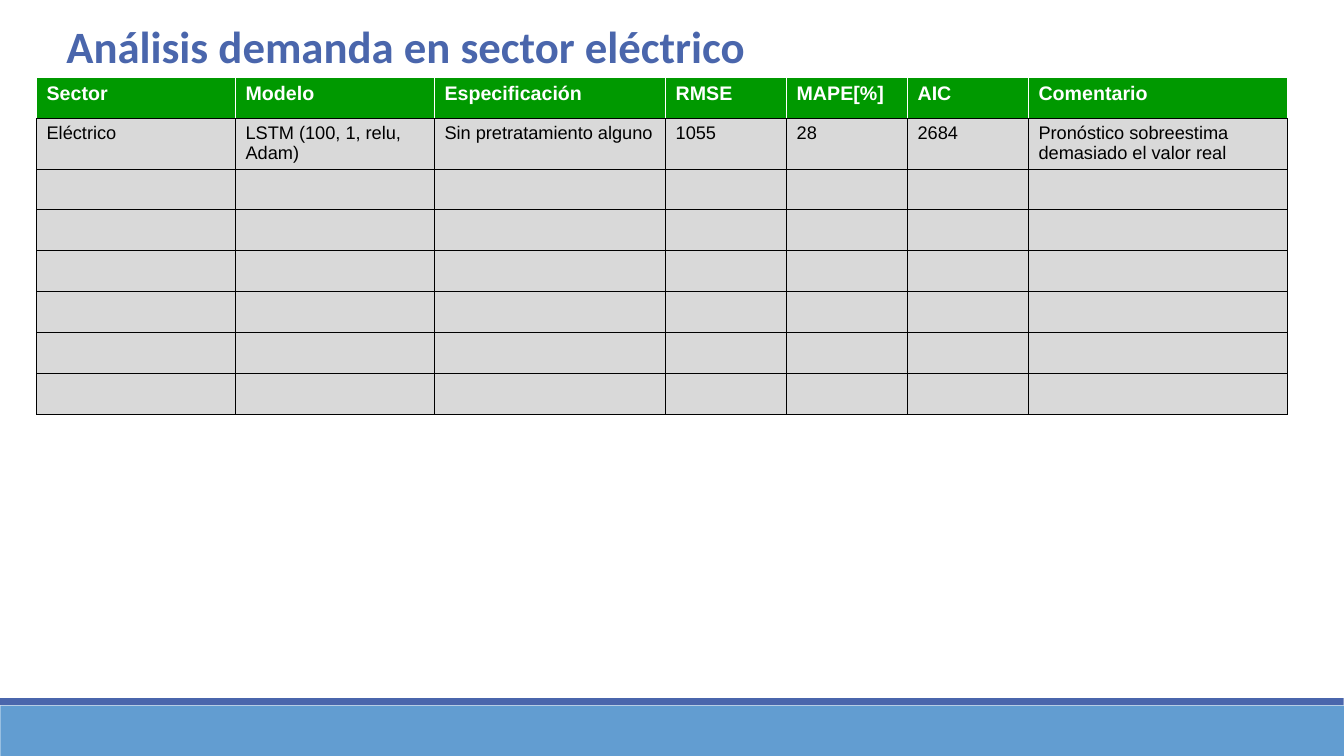
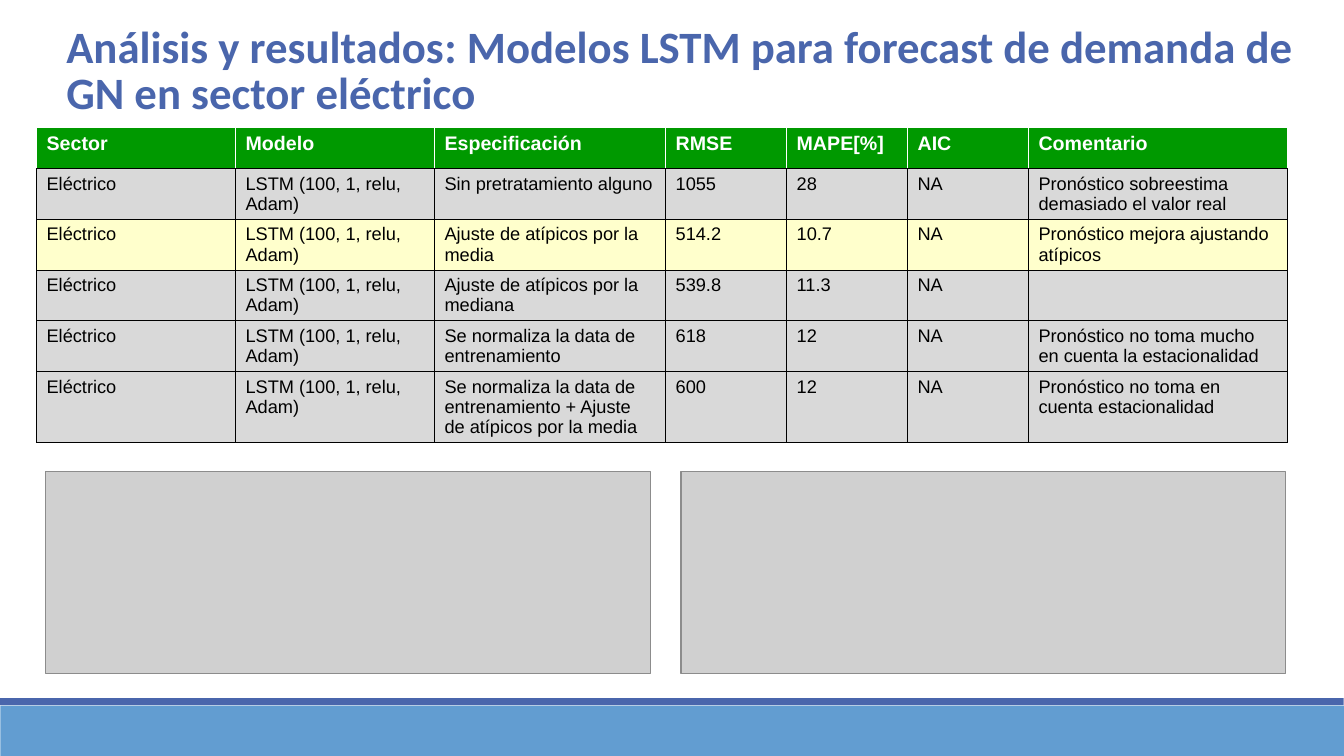
Before and after one commit to Sergio-Ibarra-1795/Diplomado_UNAM_DC_Full_gitHub, a slide deck: slide 12 of Diplomado_DS_Proyecto_Final/Proyecto_final_Diplomado_DS_UNAM_v2.pptx (slide 11 before the commit). Drawn at 1344x756 pixels with LibreOffice and Linux fonts; fonts in the diff are those of the drawing; grey boxes stand for pictures. Boxes give left, top, right and bottom in pixels: in the first picture for what was removed or moved away, otherwise in the second. Text is boxed around its words. In the diff, an @@ line names an element or a change of style, - is before the commit and + after.

```diff
--- a/Diplomado_DS_Proyecto_Final/Proyecto_final_Diplomado_DS_UNAM_v2.pptx
+++ b/Diplomado_DS_Proyecto_Final/Proyecto_final_Diplomado_DS_UNAM_v2.pptx
@@ text at [66, 31, 1293, 110]: text changed @@
-  Análisis demanda en sector eléctrico
+  Análisis y resultados: Modelos LSTM para forecast de demanda de GN en sector eléctrico
@@ table at [36, 128, 1287, 460] @@
-row 2: Eléctrico | LSTM (100, 1, relu, Adam) | Sin pretratamiento alguno | 1055 | 28 | 2684 | Pronóstico sobreestima demasiado el valor real
-row 3:  |  |  |  |  |  | 
-row 4:  |  |  |  |  |  | 
-row 5:  |  |  |  |  |  | 
-row 6:  |  |  |  |  |  | 
-row 7:  |  |  |  |  |  | 
-row 8:  |  |  |  |  |  | 
+row 2: Eléctrico | LSTM (100, 1, relu, Adam) | Sin pretratamiento alguno | 1055 | 28 | NA | Pronóstico sobreestima demasiado el valor real
+row 3: Eléctrico | LSTM (100, 1, relu, Adam) | Ajuste de atípicos por la media | 514.2 | 10.7 | NA | Pronóstico mejora ajustando atípicos
+row 4: Eléctrico | LSTM (100, 1, relu, Adam) | Ajuste de atípicos por la mediana | 539.8 | 11.3 | NA | 
+row 5: Eléctrico | LSTM (100, 1, relu, Adam) | Se normaliza la data de entrenamiento | 618 | 12 | NA | Pronóstico no toma mucho en cuenta la estacionalidad
+row 6: Eléctrico | LSTM (100, 1, relu, Adam) | Se normaliza la data de entrenamiento + Ajuste de atípicos por la media | 600 | 12 | NA | Pronóstico no toma en cuenta estacionalidad
@@ table: place and size @@
-table at [36, 78, 1287, 417]
+table at [36, 128, 1287, 460]
@@ picture added at [45, 472, 650, 674] @@
@@ picture added at [682, 472, 1287, 674] @@
```
Also in this commit, not shown: 2 other slides changed, 4 slides added, 1 slide removed, 3 other files.
